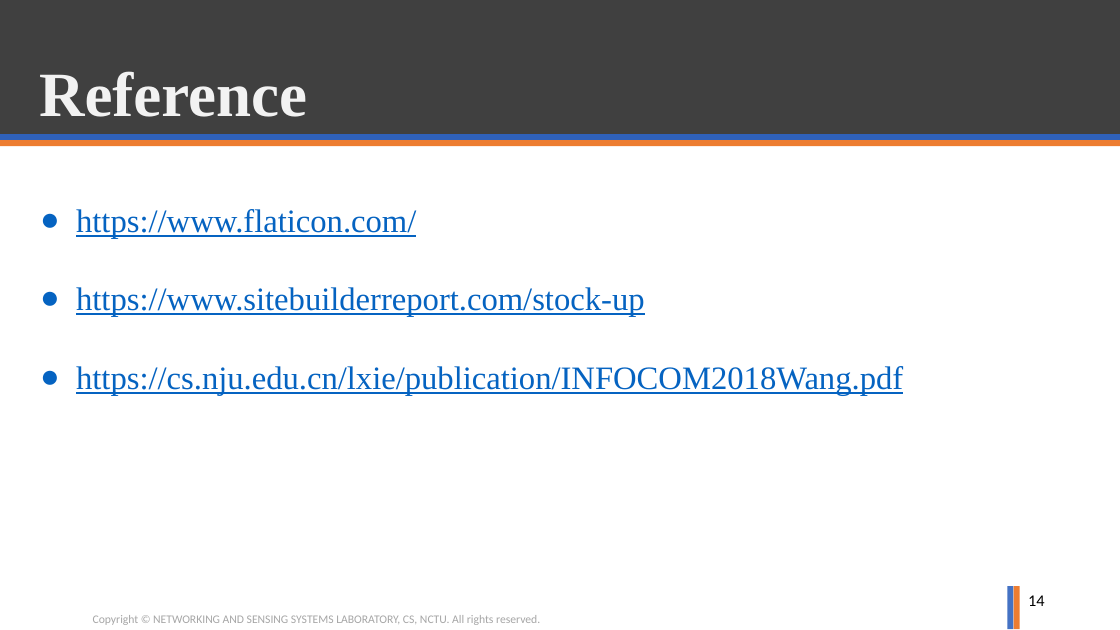
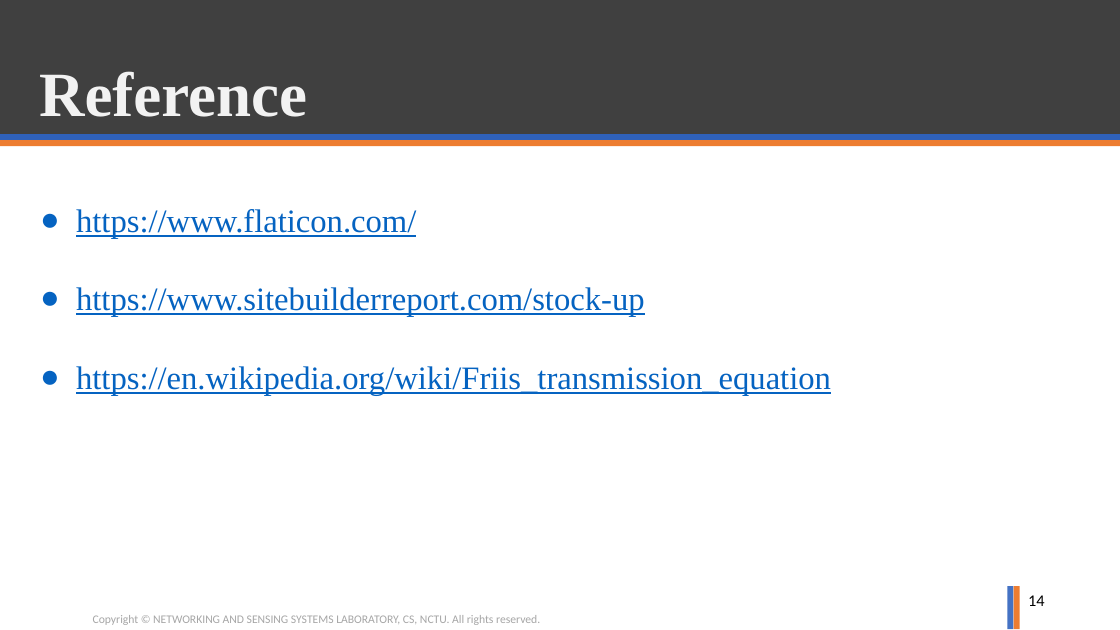
Before and after one commit to ghostkingwilly/Signal_Training_Freshman, a slide deck: slide 14 of Freshman_Training.pptx. Drawn at 1120x630 pixels with LibreOffice and Linux fonts; fonts in the diff are those of the drawing; background and template pictures are left out. Boxes give left, top, right and bottom in pixels: in the first picture for what was removed or moved away, otherwise in the second. Text is boxed around its words. In the diff, an @@ line names an element or a change of style, - is before the commit and + after.

Commit message:
ppt update

```diff
--- a/Freshman_Training.pptx
+++ b/Freshman_Training.pptx
@@ text at (76,366,831,395): text changed @@
-● https://cs.nju.edu.cn/lxie/publication/INFOCOM2018Wang.pdf
+● https://en.wikipedia.org/wiki/Friis_transmission_equation
```
